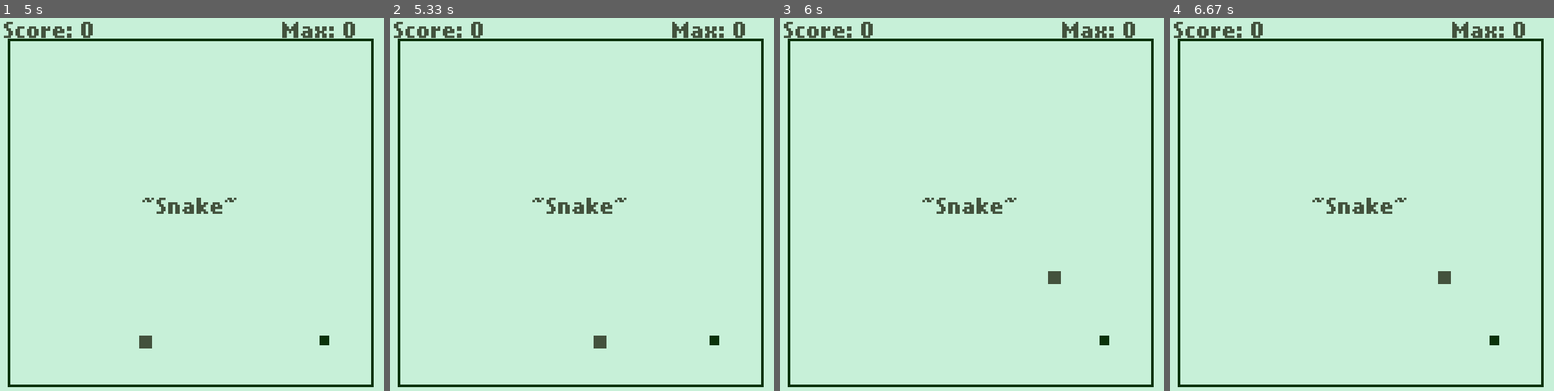
Above: before the commit, frames 1-4 (left to right).
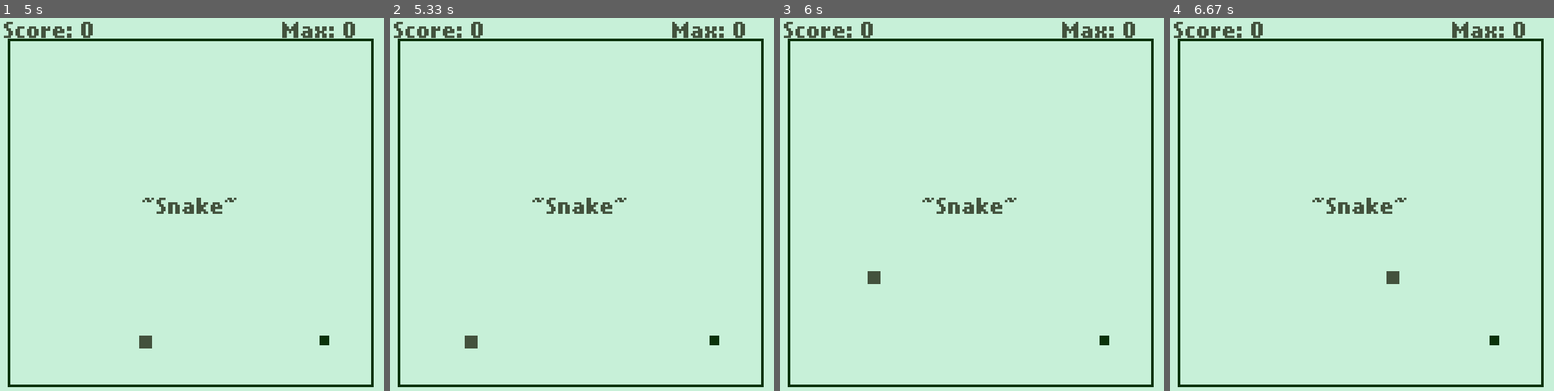
Above: after the commit, the same moments.

Repository: dondogecl/pygame_learning
Game: pygame game, started from snake/game.py
Same seed, same stepped clock (60 frames per second), same inputs: the game is played once before the commit and once after it.
Inputs:
- Up to frame 1 (5 s): hold Right 0.33-0.8 s; hold Up 0.83-1.13 s; hold Right 1.17-1.63 s; hold Left 1.67-2.2 s; hold Down 2.23-2.53 s; hold Left 2.57-2.97 s; hold Up 3-3.37 s; hold Right 3.4-4.03 s; hold Down 4.07-4.43 s; hold Left 4.47-4.93 s; hold Right from 4.97 s (still down)
- Up to frame 2 (5.33 s): keep holding Right
- Up to frame 3 (6 s): release Right at 5.43 s; hold Up 5.47-5.77 s; hold Right from 5.8 s (still down)
- Up to frame 4 (6.67 s): release Right at 6.27 s; hold Left from 6.3 s (still down)

Frame 1 is identical in both runs. In frame 2, 0.2% of the frame differs, in the area x 19-57%, y 85-89%; in frame 3, 0.2%; in frame 4, 0.2%.

Commit message:
updated collisions, created burger dog project

Diff:
--- a/snake/game.py
+++ b/snake/game.py
@@ -96,7 +96,6 @@
 apple_rect = pygame.draw.rect(display_surface, DARKGREEN, apple_coord, 10)
 head_rect = pygame.draw.rect(display_surface, DARK, head_coord)
 
-#pygame.image.load()
 
 # Main game loop
 running = True
@@ -105,20 +104,35 @@
         if event.type == pygame.QUIT:
             running = False
         # move the snake discreete
+        print(snake_dx, snake_dy)
         if event.type == pygame.KEYDOWN:
             if event.key == pygame.K_LEFT:
-                snake_dx = -1 * SNAKE_SIZE
-                snake_dy = 0
+                if snake_dx == 20:
+                    pass
+                else:
+                    snake_dx = -1 * SNAKE_SIZE
+                    snake_dy = 0
 
             if event.key == pygame.K_RIGHT:
-                snake_dx = 1 * SNAKE_SIZE
-                snake_dy = 0
+                if snake_dx == -20:
+                    pass
+                else:
+                    snake_dx = 1 * SNAKE_SIZE
+                    snake_dy = 0
+
             if event.key == pygame.K_UP:
-                snake_dx = 0
-                snake_dy = -1 * SNAKE_SIZE
+                if snake_dy == 20:
+                    pass
+                else:
+                    snake_dx = 0
+                    snake_dy = -1 * SNAKE_SIZE
+
             if event.key == pygame.K_DOWN:
-                snake_dx = 0
-                snake_dy = 1 * SNAKE_SIZE
+                if snake_dy == -20:
+                    pass
+                else:
+                    snake_dx = 0
+                    snake_dy = 1 * SNAKE_SIZE
             #print(event.key)
             #print(snake_dx, snake_dy)
             #print(head_x, head_y)
